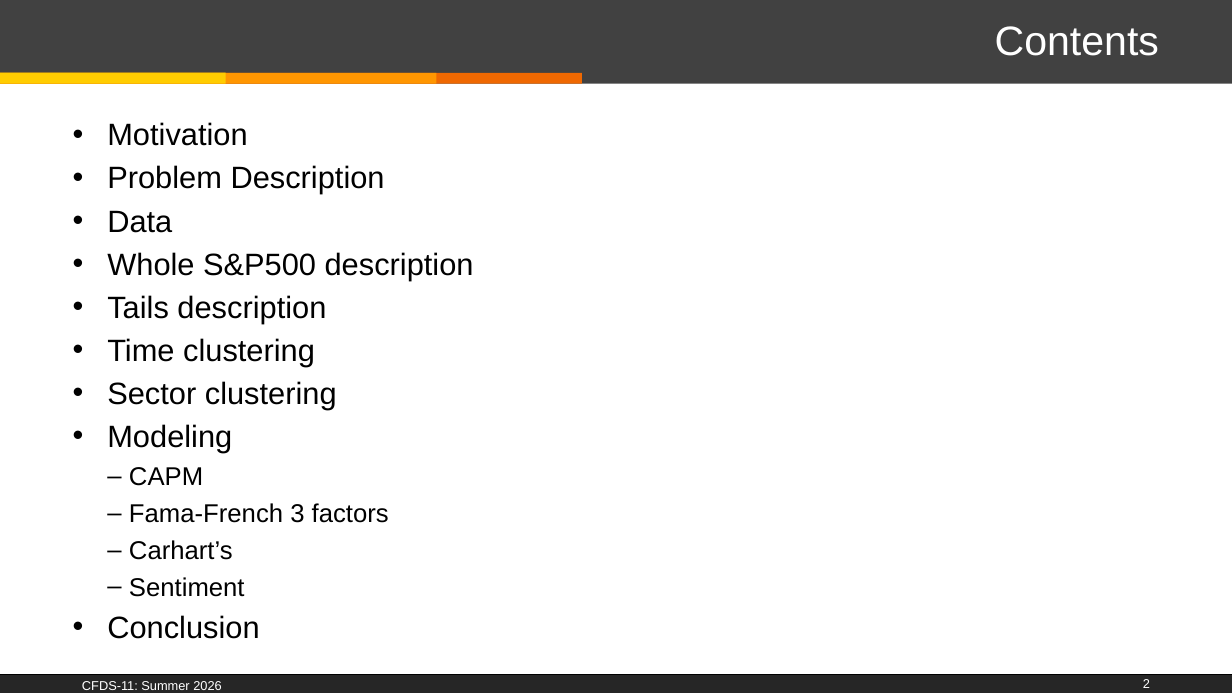
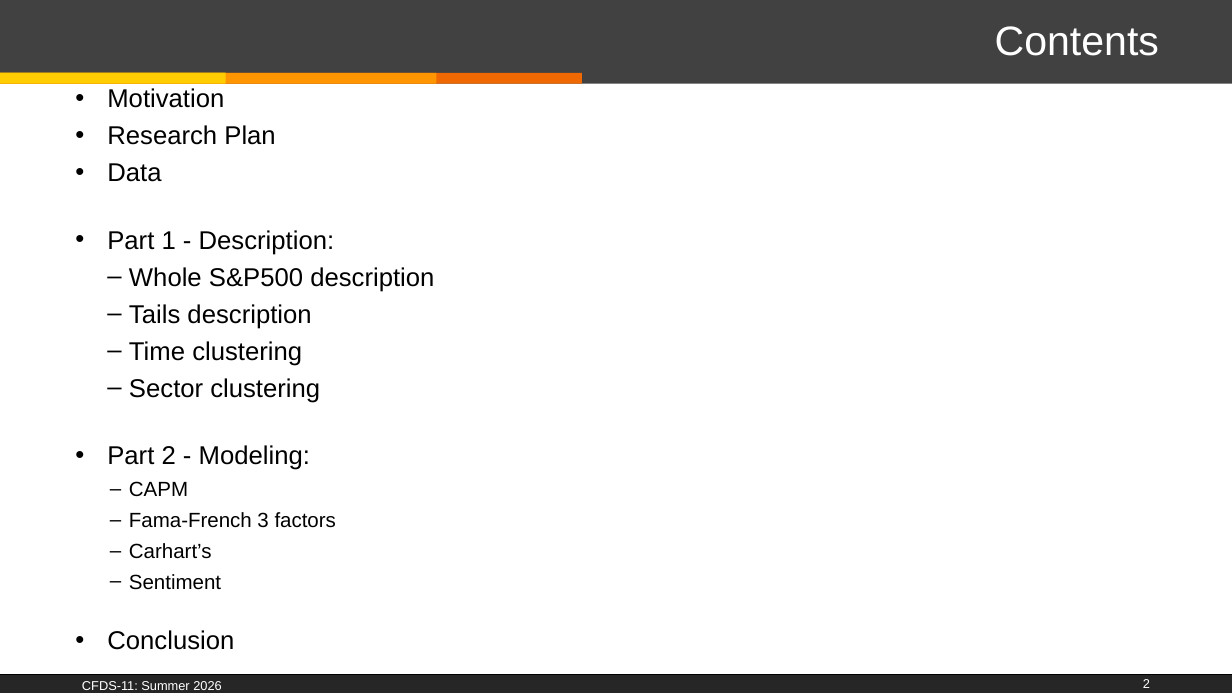
Before and after one commit to PierreNiberon/CFDS-Project, a slide deck: slide 2 of CFDS-11_Class-2025_26-PierreNiberon.pptx. Drawn at 1232x693 pixels with LibreOffice and Linux fonts; fonts in the diff are those of the drawing; background and template pictures are left out. Boxes give left, top, right and bottom in pixels: in the first picture for what was removed or moved away, otherwise in the second. Text is boxed around its words. In the diff, an @@ line names an element or a change of style, - is before the commit and + after.

```diff
--- a/CFDS-11_Class-2025_26-PierreNiberon.pptx
+++ b/CFDS-11_Class-2025_26-PierreNiberon.pptx
@@ text "Motivation": place and size @@
-text "Motivation" at box(107, 122, 474, 639)
+text "Motivation" at box(107, 88, 434, 590)
@@ text at box(107, 88, 434, 590): size 24 to 20 pt in "Motivation", "Data", "Whole S&P500 description", "Tails description" and 3 more places; size 20 to 16 pt in "CAPM", "Fama-French 3 factors", "Carhart’s", "Sentiment"; indent changed; bullet • to –; list level 1 to 2 in "Whole S&P500 description"; list level 1 to 2 in "Tails description"; list level 1 to 2 in "Time clustering"; list level 1 to 2 in "Sector clustering" @@
@@ text at box(107, 125, 275, 145): text changed; size 24 to 20 pt @@
-• Problem Description
+• Research Plan
@@ text at box(107, 230, 335, 255): paragraph added @@
+• Part 1 - Description:
@@ text at box(107, 445, 310, 470): text changed; size 24 to 20 pt @@
-• Modeling
+• Part 2 - Modeling:
```
Also in this commit, not shown: 20 other slides changed, 1 slide added, 15 slides removed, 3 other files.
